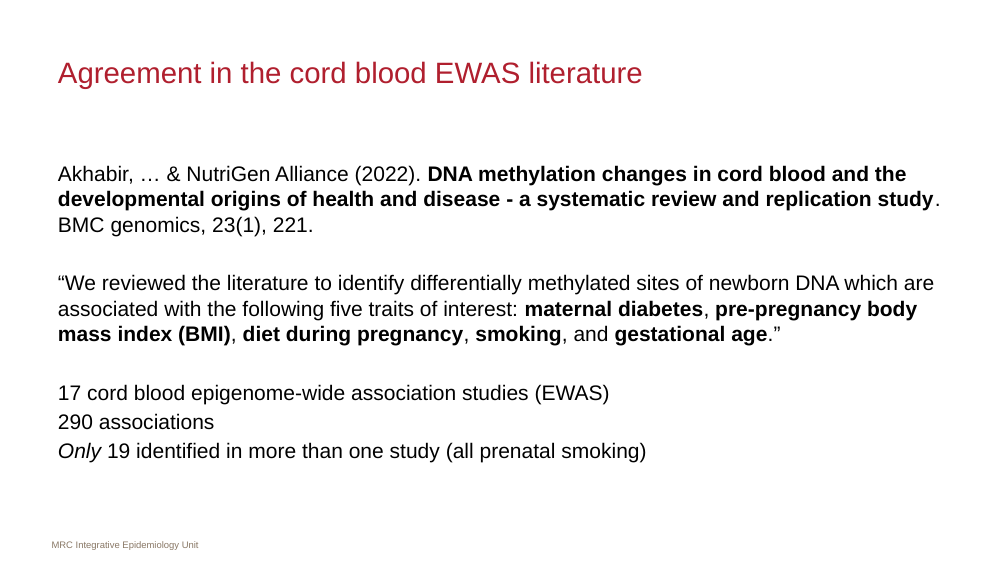
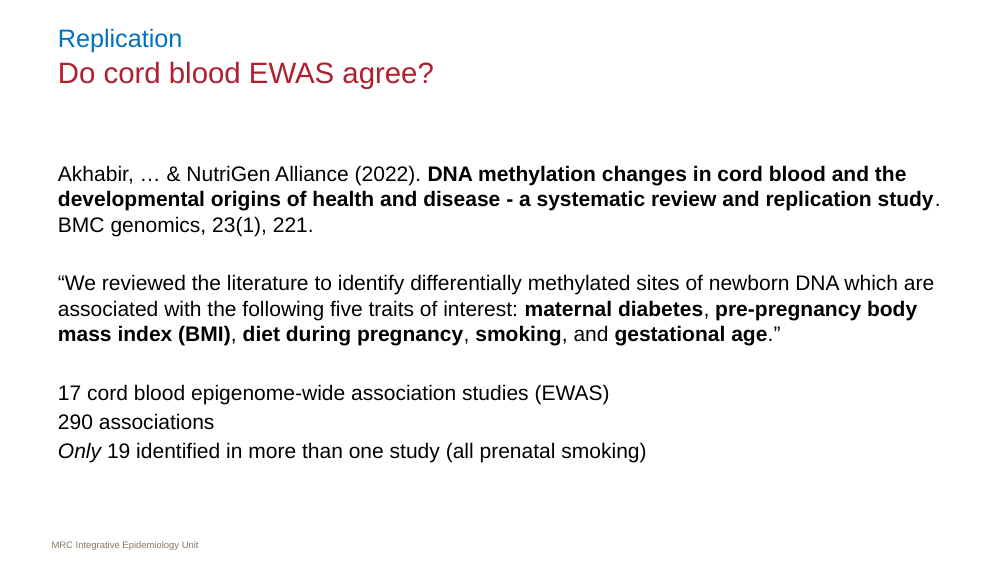
Before and after one commit to MRCIEU/epigenetics-journal-club, a slide deck: slide 6 of docs/presentations/20220411/slides.pptx (slide 7 before the commit). Drawn at 1008x567 pixels with LibreOffice and Linux fonts; fonts in the diff are those of the drawing. Boxes give left, top, right and bottom in pixels: in the first picture for what was removed or moved away, otherwise in the second. Text is boxed around its words. In the diff, an @@ line names an element or a change of style, - is before the commit and + after.

```diff
--- a/docs/presentations/20220411/slides.pptx
+++ b/docs/presentations/20220411/slides.pptx
@@ text added at <box>58,28,183,53</box>, 24 pt, text #0070C0 @@
+Replication
@@ title at <box>58,61,433,89</box>: text changed @@
-Agreement in the cord blood EWAS literature
+Do cord blood EWAS agree?
```
Also in this commit, not shown: 7 other slides changed, 2 slides added, 1 slide removed.
